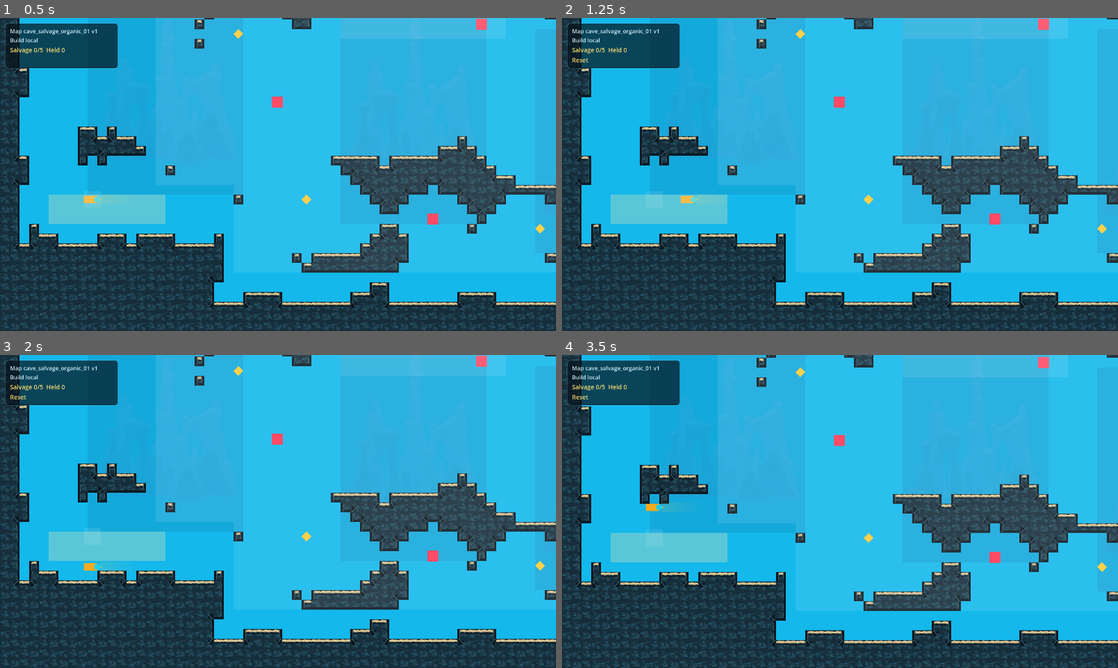
Above: before the commit, frames 1-4 (two rows, left to right).
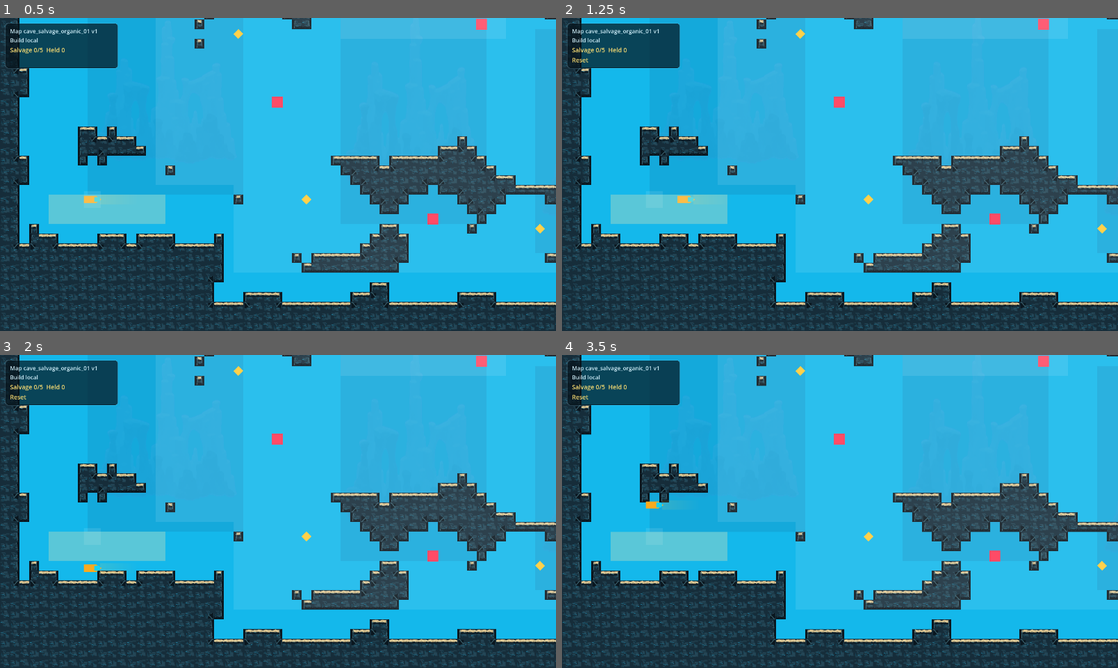
Above: after the commit, the same moments.

Repository: joeypshell/oceangame2
Game: Godot game, scene res://scenes/main/Main.tscn
The game is run twice, just before and just after one commit, with the same random seed, the same clock (stepped at 60 frames per second) and the same inputs.
Inputs:
- Up to frame 1 (0.5 s): no input
- Up to frame 2 (1.25 s): tap Enter at 0.5 s; hold Right (ui_right) from 0.53 s (still down); tap R at 0.6 s
- Up to frame 3 (2 s): release Right (ui_right) at 1.28 s; hold Down (ui_down) from 1.28 s (still down); tap R at 1.35 s
- Up to frame 4 (3.5 s): release Down (ui_down) at 2.03 s; hold Right (ui_right) 2.03-2.78 s; tap R at 2.1, 2.85 s; hold Up (ui_up) from 2.78 s (still down)

Frame 1 is identical in both runs. In frame 2, less than 0.1% of the frame differs, in the area x 20-25%, y 56-60%; in frame 3, less than 0.1%; in frame 4, 7.3%, in the area x 0-100%, y 0-100%.

Commit message:
Tune production slice swim clearance

Diff:
--- a/scenes/player/Player.tscn
+++ b/scenes/player/Player.tscn
@@ -3,7 +3,7 @@
 [ext_resource type="Script" path="res://scripts/player/player_controller.gd" id="1_player"]
 
 [sub_resource type="RectangleShape2D" id="RectangleShape2D_player"]
-size = Vector2(42, 24)
+size = Vector2(26, 18)
 
 [sub_resource type="Gradient" id="Gradient_light"]
 offsets = PackedFloat32Array(0, 1)
--- a/scripts/main/main.gd
+++ b/scripts/main/main.gd
@@ -40,6 +40,7 @@
 	var capture_production_slice_map := _has_arg(user_args, engine_args, "--capture-production-slice-map")
 	var check_map_parity := _has_arg(user_args, engine_args, "--check-map-parity")
 	var smoke_salvage_loop := _has_arg(user_args, engine_args, "--smoke-salvage-loop")
+	var smoke_production_slice_route := _has_arg(user_args, engine_args, "--smoke-production-slice-route")
 	var requested_map_path := _arg_value(user_args, engine_args, "--map-path")
 	var parity_output_path := _arg_value(user_args, engine_args, "--parity-output")
 
@@ -55,6 +56,8 @@
 		world.map_path = FULL_SKETCH_MAP_PATH
 	elif capture_production_slice_map:
 		world.map_path = PRODUCTION_SLICE_MAP_PATH
+	elif smoke_production_slice_route:
+		world.map_path = PRODUCTION_SLICE_MAP_PATH
 	elif not requested_map_path.is_empty():
 		world.map_path = requested_map_path
 	else:
@@ -83,6 +86,9 @@
 
 	if smoke_salvage_loop:
 		_smoke_salvage_loop_and_quit()
+		return
+	if smoke_production_slice_route:
+		await _smoke_production_slice_route_and_quit()
 		return
 
 	if _has_arg(user_args, engine_args, "--capture-greybox-screenshot"):
@@ -154,6 +160,63 @@
 	get_tree().quit()
 
 
+func _smoke_production_slice_route_and_quit() -> void:
+	if _world.map_id != "production_slice_01":
+		push_error("Production slice route smoke loaded unexpected map: %s" % _world.map_id)
+		get_tree().quit(1)
+		return
+	if not _player.has_method("swim_in_direction"):
+		push_error("Production slice route smoke requires player swim_in_direction().")
+		get_tree().quit(1)
+		return
+
+	_player.set_physics_process(false)
+	var targets := []
+	for salvage in _world.get_salvage_centers():
+		targets.append(salvage["center"])
+	targets.append(_world.get_extraction_center())
+
+	for target in targets:
+		var reached := await _swim_to_target(target)
+		if not reached:
+			get_tree().quit(1)
+			return
+		_process(0.0)
+
+	if not _run_complete:
+		push_error("Production slice route smoke did not complete after swimming through salvage route.")
+		get_tree().quit(1)
+		return
+
+	var completed_total := _total_salvage
+	_reset_run()
+	print("Production slice route smoke passed: swam to %d salvage and returned to boat extraction." % completed_total)
+	get_tree().quit()
+
+
+func _swim_to_target(target: Vector2) -> bool:
+	var path: Array = _world.find_open_path(_player.global_position, target)
+	if path.is_empty():
+		push_error("No open-water path from %s to %s." % [_player.global_position, target])
+		return false
+
+	for waypoint_value in path:
+		var waypoint: Vector2 = waypoint_value
+		var frames_at_waypoint := 0
+		while _player.global_position.distance_to(waypoint) > 4.0:
+			var direction: Vector2 = (waypoint - _player.global_position).normalized()
+			_player.swim_in_direction(direction, 1.0 / 60.0)
+			frames_at_waypoint += 1
+			if frames_at_waypoint > 120:
+				push_error("Timed out swimming toward waypoint %s from %s." % [waypoint, _player.global_position])
+				return false
+			await get_tree().physics_frame
+
+	_player.swim_in_direction(Vector2.ZERO, 1.0 / 60.0)
+	await get_tree().physics_frame
+	return true
+
+
 func _unhandled_input(event: InputEvent) -> void:
 	if not event is InputEventKey:
 		return
--- a/scripts/player/player_controller.gd
+++ b/scripts/player/player_controller.gd
@@ -1,13 +1,15 @@
 extends CharacterBody2D
 
-@export var swim_speed := 220.0
-@export var acceleration := 900.0
-@export var deceleration := 1200.0
+@export var swim_speed := 200.0
+@export var acceleration := 820.0
+@export var deceleration := 1100.0
 
 
 func _physics_process(delta: float) -> void:
-	var direction := Input.get_vector("ui_left", "ui_right", "ui_up", "ui_down")
-	direction += _wasd_vector()
+	swim_in_direction(_input_direction(), delta)
+
+
+func swim_in_direction(direction: Vector2, delta: float) -> void:
 	if direction.length() > 1.0:
 		direction = direction.normalized()
 
@@ -18,6 +20,12 @@
 
 	if direction.x != 0.0:
 		scale.x = 1.0 if direction.x > 0.0 else -1.0
+
+
+func _input_direction() -> Vector2:
+	var direction := Input.get_vector("ui_left", "ui_right", "ui_up", "ui_down")
+	direction += _wasd_vector()
+	return direction
 
 
 func set_camera_limits(world_rect: Rect2) -> void:
--- a/scripts/world/greybox_world.gd
+++ b/scripts/world/greybox_world.gd
@@ -137,6 +137,52 @@
 	return centers
 
 
+func find_open_path(start_position: Vector2, target_position: Vector2) -> Array:
+	var start := _position_to_cell(start_position)
+	var target := _position_to_cell(target_position)
+	var solid_cells := _solid_cells_from_terrain(_map_data.get("terrain", []))
+	if solid_cells.has(start) or solid_cells.has(target):
+		return []
+
+	var queue: Array[Vector2i] = [start]
+	var cursor := 0
+	var came_from := {start: start}
+	while cursor < queue.size():
+		var cell: Vector2i = queue[cursor]
+		cursor += 1
+		if cell == target:
+			break
+
+		for neighbor in [
+			cell + Vector2i.RIGHT,
+			cell + Vector2i.LEFT,
+			cell + Vector2i.DOWN,
+			cell + Vector2i.UP,
+		]:
+			if neighbor.x < 0 or neighbor.y < 0 or neighbor.x >= map_tile_size.x or neighbor.y >= map_tile_size.y:
+				continue
+			if solid_cells.has(neighbor) or came_from.has(neighbor):
+				continue
+			came_from[neighbor] = cell
+			queue.append(neighbor)
+
+	if not came_from.has(target):
+		return []
+
+	var cells: Array[Vector2i] = []
+	var current := target
+	while current != start:
+		cells.append(current)
+		current = came_from[current]
+	cells.append(start)
+	cells.reverse()
+
+	var path := []
+	for cell in cells:
+		path.append(_cell_center(cell))
+	return path
+
+
 func get_extraction_center() -> Vector2:
 	if _extraction_zones.is_empty():
 		if not _boat_entities.is_empty():
@@ -642,6 +688,17 @@
 	return Vector2((float(item["x"]) + 0.5) * tile_size, (float(item["y"]) + 0.5) * tile_size)
 
 
+func _position_to_cell(position: Vector2) -> Vector2i:
+	return Vector2i(
+		clampi(int(floor(position.x / tile_size)), 0, map_tile_size.x - 1),
+		clampi(int(floor(position.y / tile_size)), 0, map_tile_size.y - 1)
+	)
+
+
+func _cell_center(cell: Vector2i) -> Vector2:
+	return Vector2((float(cell.x) + 0.5) * tile_size, (float(cell.y) + 0.5) * tile_size)
+
+
 func _boat_entry_center(item: Dictionary) -> Vector2:
 	return Vector2(
 		(float(item.get("entry_x", item["x"])) + 0.5) * tile_size,
Not shown, changed: docs/current/ARCHITECTURE.md
Not shown, changed: docs/current/TOOLING.md
